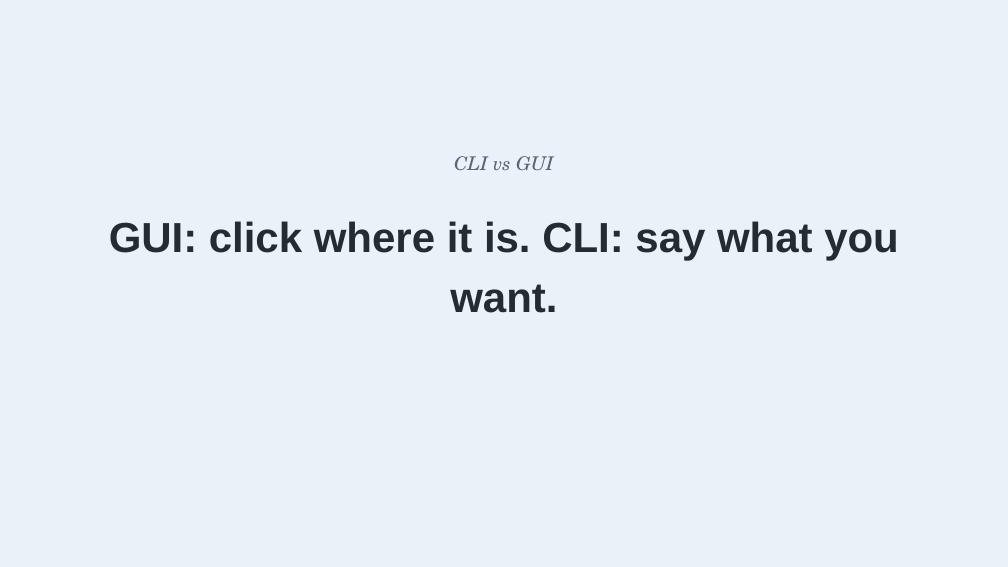
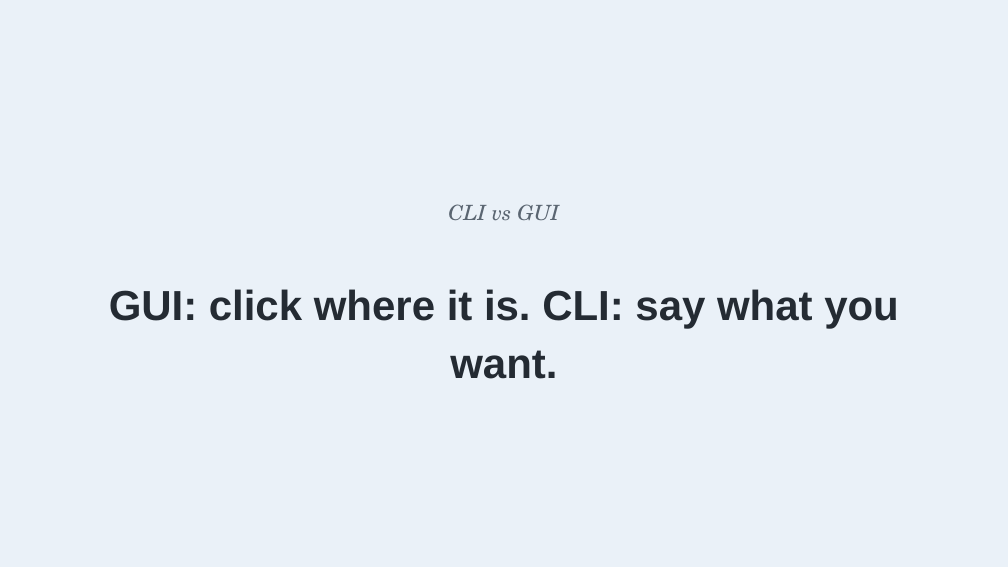
Before and after one commit to benjiesotelo-sudo/Telos_FIN1209, a slide deck: slide 4 of special-lecture/FIN1209-Special-Lecture-1-Setup.pptx. Drawn at 1008x567 pixels with LibreOffice and Linux fonts; fonts in the diff are those of the drawing. Boxes give left, top, right and bottom in pixels: in the first picture for what was removed or moved away, otherwise in the second. Text is boxed around its words. In the diff, an @@ line names an element or a change of style, - is before the commit and + after.

```diff
--- a/special-lecture/FIN1209-Special-Lecture-1-Setup.pptx
+++ b/special-lecture/FIN1209-Special-Lecture-1-Setup.pptx
@@ text "CLI vs GUI": place and size @@
-text "CLI vs GUI" at bbox=[454, 156, 554, 170]
+text "CLI vs GUI" at bbox=[448, 204, 559, 221]
@@ text "CLI vs GUI" at bbox=[448, 204, 559, 221]: size 18 to 20 pt @@
@@ text "GUI: click where it is. ...": place and size @@
-text "GUI: click where it is. ..." at bbox=[109, 221, 899, 313]
+text "GUI: click where it is. ..." at bbox=[109, 289, 899, 379]
@@ text "GUI: click where it is. ..." at bbox=[109, 289, 899, 379]: line spacing 1.2 to 1.15; more space between paragraphs @@
```
Also in this commit, not shown: 10 other slides changed, 1 slide added, 1 slide removed, 10 other files.
